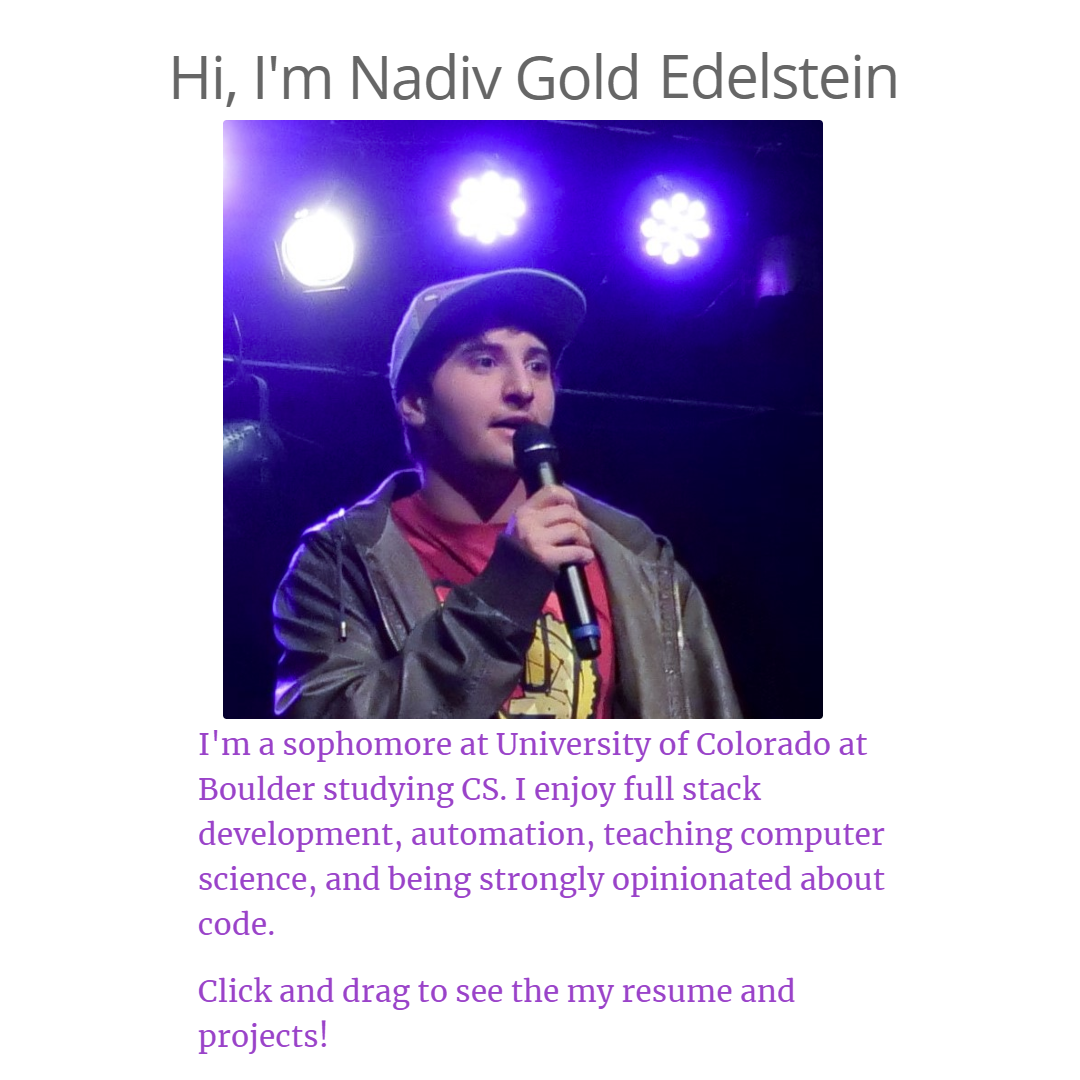
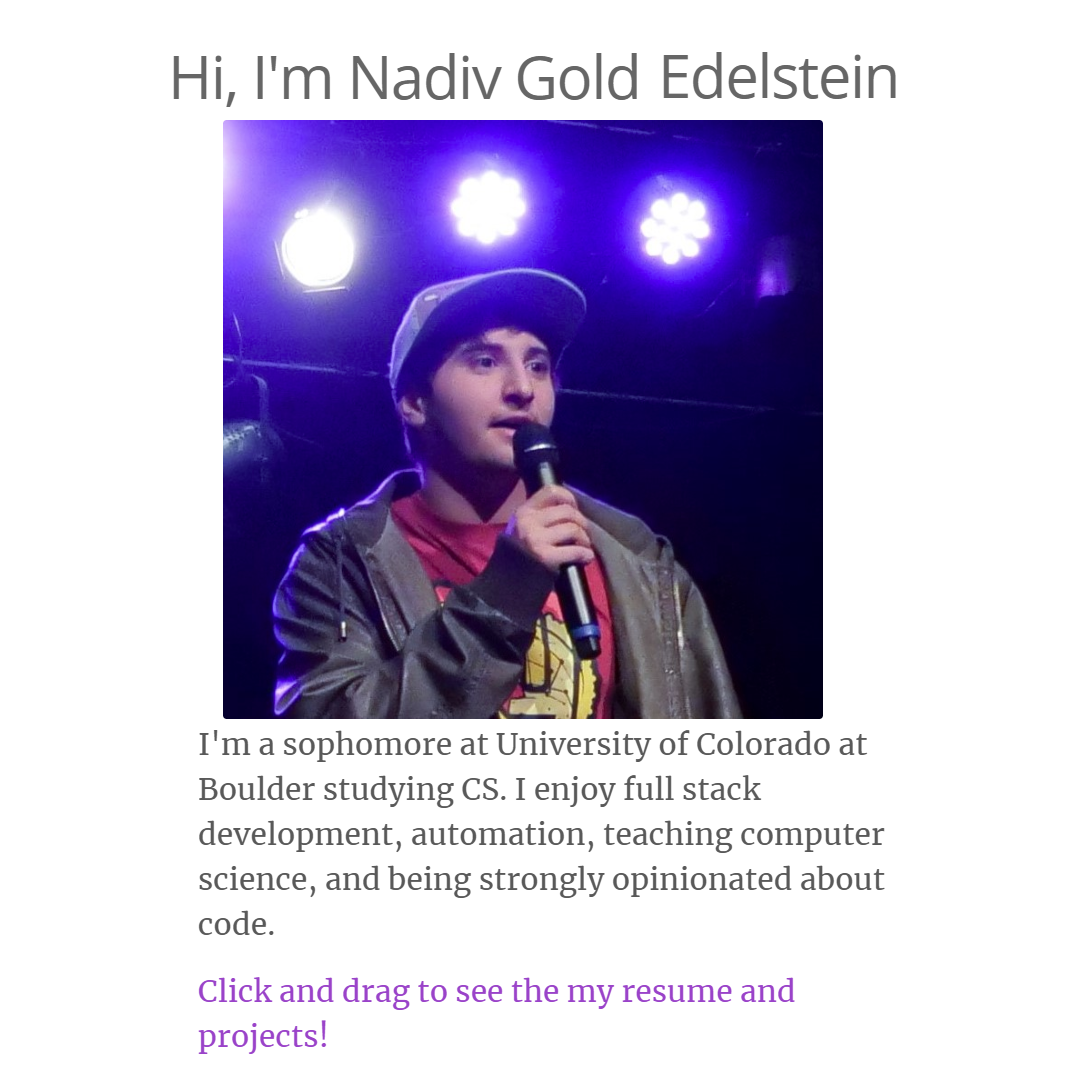
Layered file, before and after one edit (1080 × 1080). Changes by layer:
painted on "Layer 5" over <box>198,730,885,935</box>
